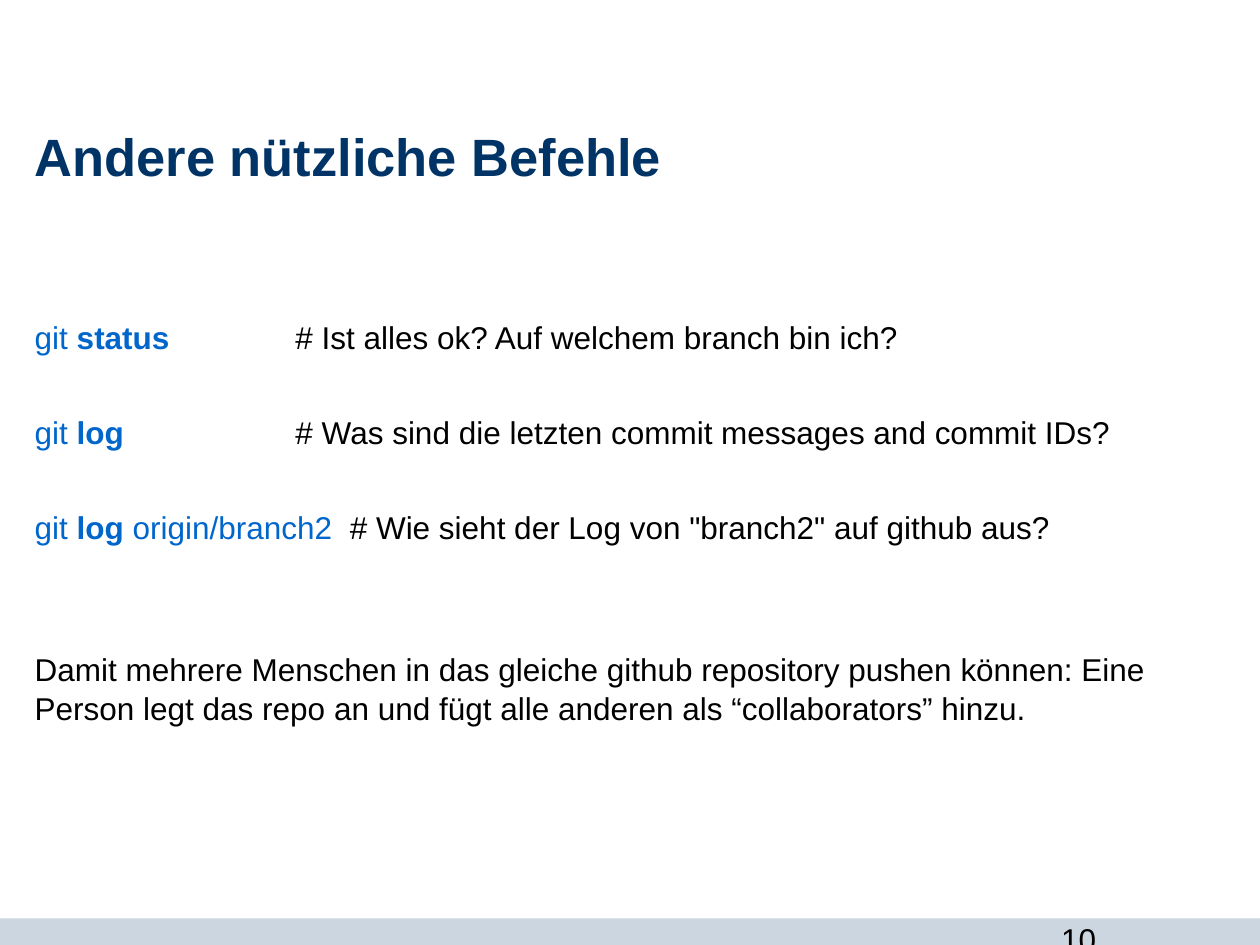
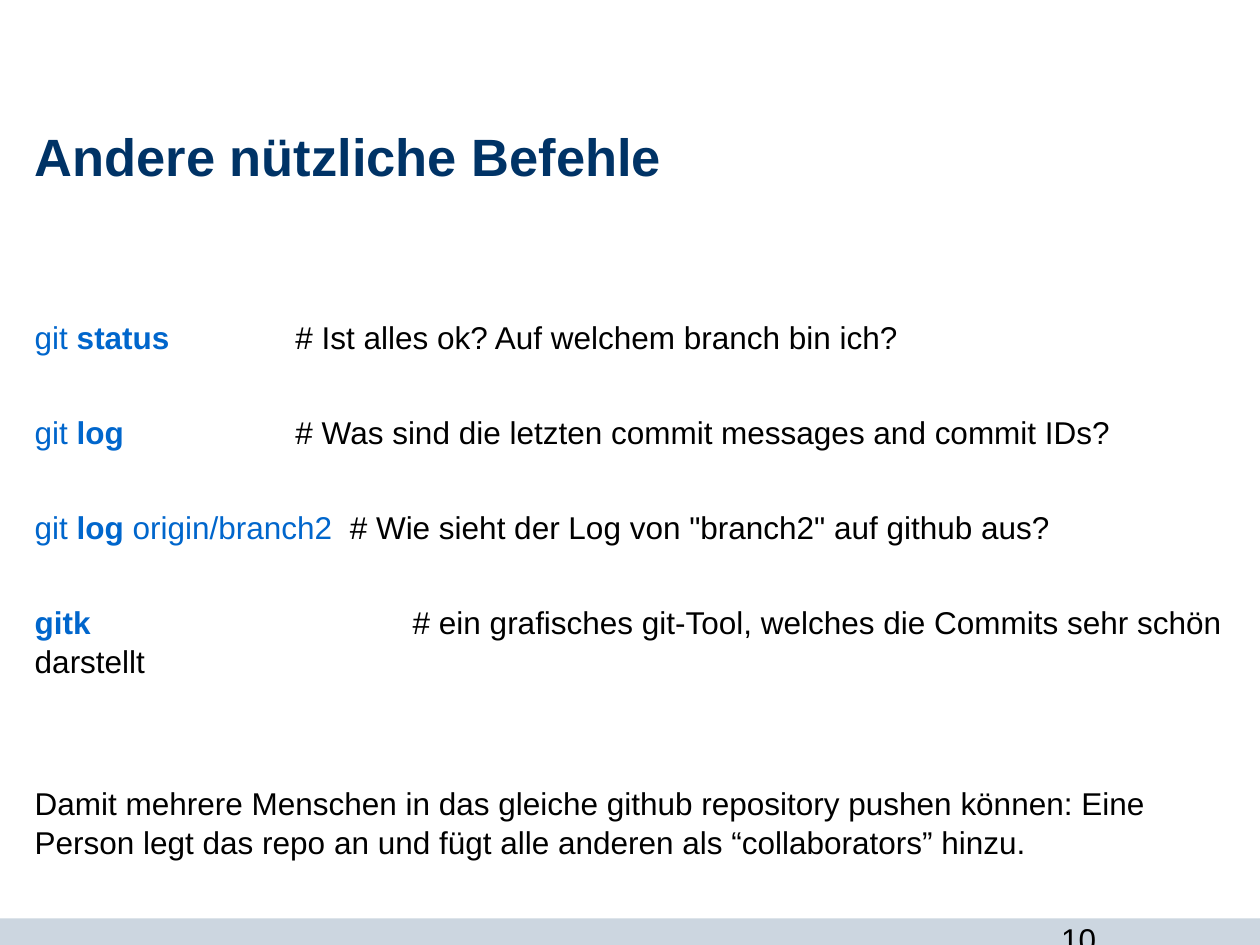
Before and after one commit to Jane333/git, a slide deck: slide 10 of git_und_du.odp. Drawn at 1260x945 pixels with LibreOffice and Linux fonts; fonts in the diff are those of the drawing; background and template pictures are left out. Boxes give left, top, right and bottom in pixels: in the first picture for what was removed or moved away, otherwise in the second. Text is boxed around its words. In the diff, an @@ line names an element or a change of style, - is before the commit and + after.

```diff
--- a/git_und_du.odp
+++ b/git_und_du.odp
@@ text at bbox=[35, 611, 1221, 640]: paragraph added @@
+gitk # ein grafisches git-Tool, welches die Commits sehr schön darstellt
```
Also in this commit, not shown: 4 other slides changed.
